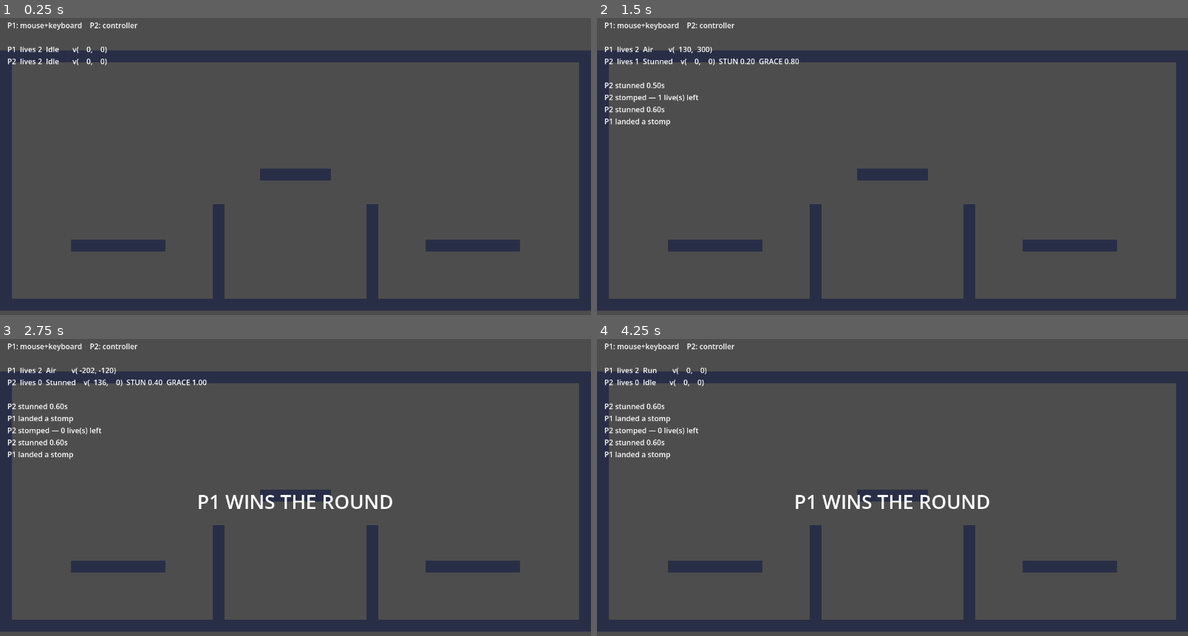
Above: before the commit, frames 1-4 (two rows, left to right).
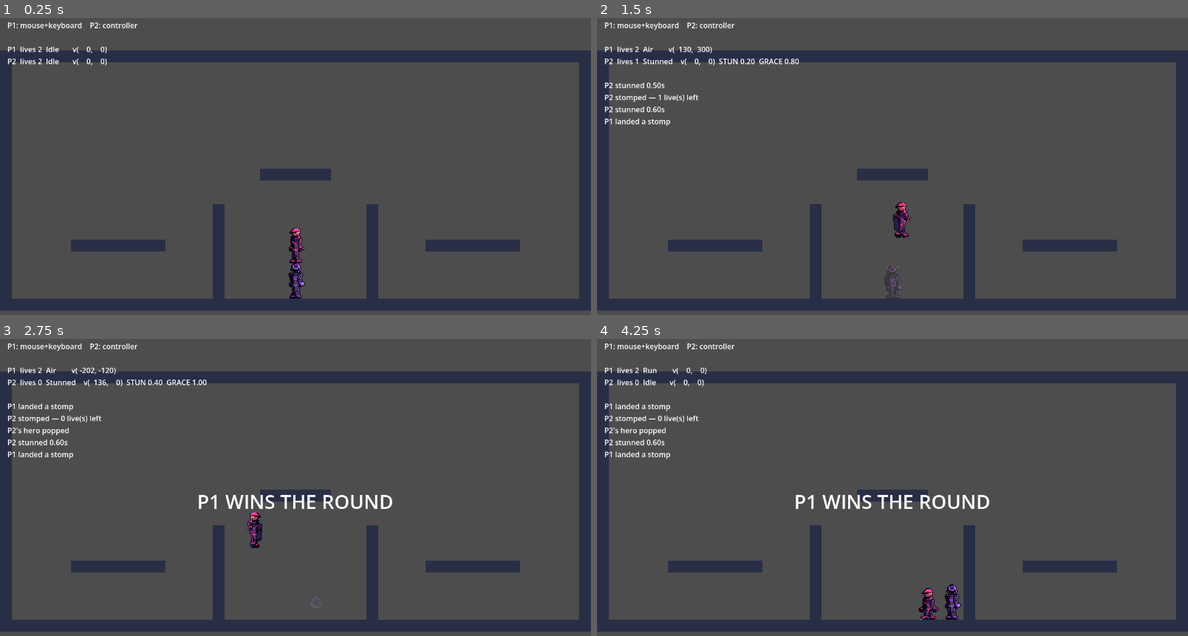
Above: after the commit, the same moments.

Repository: evanli02/stomp-fight-prototype
Game: Godot game, scene res://tests/combat_harness.tscn
Two runs of this game, one before a commit and one after it. Both use one fixed random seed, a clock stepped at 60 frames per second and the inputs below. This scene is started directly instead of the project's main scene.
Inputs (mouse positions are in pixels of both pictures, inside the frame that each line leads up to):
- Up to frame 1 (0.25 s): no input
- Up to frame 2 (1.5 s): tap Enter at 0.5 s; move the mouse to (1022, 163) at 0.52 s; hold D from 0.53 s (still down); tap Shift at 0.6 s; click (1022, 163) at 0.67 s; tap Space (p0_jump) at 0.77 s; move the mouse to (774, 196) at 1.27 s; tap E at 1.35 s
- Up to frame 3 (2.75 s): tap Space (p0_jump) at 1.52 s; move the mouse to (354, 428) at 2.02 s; release D at 2.03 s; hold A from 2.03 s (still down); tap Shift at 2.1 s
- Up to frame 4 (4.25 s): move the mouse to (862, 567) at 2.77 s; release A at 2.78 s; hold D from 2.78 s (still down); tap E at 2.85 s; click (862, 567) at 2.92 s; tap Space (p0_jump) at 3.02, 3.77 s; move the mouse to (1069, 552) at 3.52 s; tap Shift at 3.6 s

The runs differ from the first frame. In frame 1, 0.4% of the frame differs, in the area x 48-52%, y 70-95%; in frame 2, 0.4%; in frame 3, 0.7%; in frame 4, 0.9%, in the area x 2-62%, y 21-95%.

Commit message:
feat(player): drive animation from the movement state machine
The player was a single static Sprite2D. It is now an AnimatedSprite2D whose
SpriteFrames come from the hero, and the pose comes from the state that is
running: every PlayerState answers animation(), and player.gd plays what it is
handed. No state-name-to-animation lookup table anywhere — the state machine
already knows what the body is doing, so it also owns how the body looks doing
it.

Two cases resolve on the player instead, both because they outlive the state
that caused them: the landing squash (Idle/Run is already running by the time it
should show) and one-shots like the elimination pop, which hold the sprite until
they finish. Air carries a launch pose passed in as a param — wall_jump or
slide_jump while rising, then rise/fall.

set_hero() re-skins in place without respawning (DESIGN 2.4), which is the shape
M3's hero swap needs. The crouch sprite-squash hack is gone: real crouch and
slide frames already sit in the bottom 24px.

The duel stage now gives its two seats Deadeye and Nova rather than tinting both
sprites blue and orange — STYLE_GUIDE forbids recoloring the suit for team read,
and distinct heroes do the job until the M6 rim shader.

Verification: tests/verify_frames.gd loads every hero's SpriteFrames and checks
all 16 animations resolve, and the movement harness asserts both that no state
names an animation the sheets lack and that idle/run/slide/rise/fall actually
play. Movement harness now 64 checks (an earlier commit message said 53 — that
was an estimate, not a count); combat harness 30. All passing.

Co-Authored-By: Claude Opus 5 <noreply@anthropic.com>

Diff:
--- a/src/player/player.gd
+++ b/src/player/player.gd
@@ -17,6 +17,9 @@
 @export var team_id: int = 0
 @export var movement: MovementConfig
 @export var combat: CombatConfig
+## Cosmetic identity only — sprite frames and accent. Movement and hitboxes are
+## identical for every hero and never come from here (CLAUDE.md rule 3).
+@export var hero: HeroData
 
 var momentum_charge: float = 0.0        ## 0..1, scales run cap (DESIGN 4.1)
 var dash_charges_left: int = 2
@@ -25,6 +28,8 @@
 var grace_remaining: float = 0.0
 var active_hero: StringName = &""
 var crouched: bool = false
+## Animation that must finish before the state machine drives the sprite again.
+var _oneshot: StringName = &""
 ## Downward speed carried into the current contact, kept alive for
 ## stomp_fall_memory_time. move_and_slide() zeroes velocity.y the frame a body
 ## lands, which is a frame before the areas report their overlap, so the fall
@@ -71,12 +76,15 @@
 ## stay out of the config resources.
 const BLINK_PERIOD: float = 0.16
 const BLINK_ALPHA: float = 0.35
+## How long the landing squash reads for. Presentation, not a feel number — the
+## state machine is already back in Idle or Run by then.
+const LAND_ANIM_TIME: float = 0.12
 
 ## Stick deflection that counts as "down" (DESIGN 4.6). A deadzone, not a feel
 ## number: below it a diagonal run would drop into a crouch.
 const CROUCH_INPUT_THRESHOLD: float = 0.5
 
-@onready var sprite: Sprite2D = %Sprite
+@onready var sprite: AnimatedSprite2D = %Sprite
 @onready var state_machine: StateMachine = %StateMachine
 @onready var head_hurtbox: Area2D = %HeadHurtbox
 @onready var stomp_box: Area2D = %StompBox
@@ -85,13 +93,11 @@
 @onready var body_shape_crouch: CollisionShape2D = %BodyShapeCrouch
 @onready var head_shape: CollisionShape2D = %HeadShape
 @onready var head_shape_crouch: CollisionShape2D = %HeadShapeCrouch
-## Read off the scene rather than restated here, so the shapes stay the one
-## source of truth for how tall the body is standing and crouched.
-@onready var _stand_half_height: float = (body_shape.shape as RectangleShape2D).size.y * 0.5
-@onready var _crouch_half_height: float = (body_shape_crouch.shape as RectangleShape2D).size.y * 0.5
 
 func _ready() -> void:
 	dash_charges_left = movement.dash_charges
+	if hero != null:
+		set_hero(hero)
 	state_machine.setup(self)
 
 #region Public API — the ONLY surface abilities/terrain may use
@@ -128,6 +134,21 @@
 	grace_remaining = maxf(grace_remaining, combat.spawn_protection_time)
 	spawn_protected = true
 	set_head_hurtbox_enabled(false)
+
+func set_hero(data: HeroData) -> void:
+	## Re-skin in place: frames swap, the body does not. Hero swaps must never
+	## respawn the player (DESIGN 2.4), and never touch movement (CLAUDE.md 3).
+	hero = data
+	if data != null and data.sprite_frames != null:
+		sprite.sprite_frames = data.sprite_frames
+		sprite.play(&"idle")
+
+func play_elimination() -> void:
+	## The confetti pop for a hero's last life (DESIGN 3.3). One-shot: it holds
+	## the sprite until it finishes, then the state machine takes over again.
+	if sprite.sprite_frames != null and sprite.sprite_frames.has_animation(&"pop"):
+		_oneshot = &"pop"
+		sprite.play(&"pop")
 
 func set_crouched(on: bool) -> void:
 	## Half-height body and a head hurtbox that moves down with it (DESIGN 4.6).
@@ -144,10 +165,9 @@
 	body_shape_crouch.set_deferred(&"disabled", not on)
 	head_shape.set_deferred(&"disabled", on)
 	head_shape_crouch.set_deferred(&"disabled", not on)
-	# Placeholder art: squash the standing sprite and drop it onto the new
-	# bottom edge. Replaced by real crouch frames in M6.
-	sprite.scale.y = _crouch_half_height / _stand_half_height if on else 1.0
-	sprite.position.y = _stand_half_height - _crouch_half_height if on else 0.0
+	# The sprite is not squashed here: the crouch and slide frames are drawn into
+	# the bottom 24px of the same 32x48 canvas, so the art already matches the
+	# short collision box.
 
 func respawn_at(spawn_position: Vector2) -> void:
 	## Put the body back at a spawn point with movement bookkeeping cleared. Does
@@ -229,11 +249,28 @@
 
 func _process(_delta: float) -> void:
 	# Presentation only. The values it reads are all set on the physics step, and
-	# the sprite's RGB is left alone so a team tint survives the blink.
+	# the sprite's RGB is left alone so a tint survives the blink.
 	var blink_off := grace_remaining > 0.0 \
 		and fmod(grace_remaining, BLINK_PERIOD) < BLINK_PERIOD * 0.5
 	sprite.modulate.a = BLINK_ALPHA if blink_off else 1.0
 	sprite.flip_h = facing < 0
+	_update_animation()
+
+## The running state decides the pose — it is the thing that knows what the body
+## is doing. Only two exceptions are resolved here, both because they outlive the
+## state that caused them: the landing squash, and a one-shot like the pop.
+func _update_animation() -> void:
+	if sprite.sprite_frames == null:
+		return
+	if _oneshot != &"":
+		if sprite.is_playing():
+			return
+		_oneshot = &""
+	var anim := state_machine.current_animation()
+	if anim in [&"idle", &"run"] and not landing_settled and time_since_landing < LAND_ANIM_TIME:
+		anim = &"land"
+	if sprite.sprite_frames.has_animation(anim) and sprite.animation != anim:
+		sprite.play(anim)
 
 func _physics_process(delta: float) -> void:
 	input = InputConfig.poll(player_id, self)
--- a/src/player/player.tscn
+++ b/src/player/player.tscn
@@ -15,7 +15,7 @@
 [ext_resource type="Script" path="res://src/player/states/slide.gd" id="16"]
 [ext_resource type="Resource" path="res://src/config/movement_config.tres" id="12"]
 [ext_resource type="Resource" path="res://src/config/combat_config.tres" id="13"]
-[ext_resource type="Texture2D" path="res://assets/characters/deadeye_idle_32x48.png" id="14"]
+[ext_resource type="Resource" path="res://src/heroes/resources/deadeye.tres" id="14"]
 
 [sub_resource type="RectangleShape2D" id="body_shape"]
 size = Vector2(32, 48)
@@ -38,10 +38,10 @@
 script = ExtResource("1")
 movement = ExtResource("12")
 combat = ExtResource("13")
+hero = ExtResource("14")
 
-[node name="Sprite" type="Sprite2D" parent="."]
+[node name="Sprite" type="AnimatedSprite2D" parent="."]
 unique_name_in_owner = true
-texture = ExtResource("14")
 
 [node name="BodyShape" type="CollisionShape2D" parent="."]
 unique_name_in_owner = true
--- a/src/player/states/air.gd
+++ b/src/player/states/air.gd
@@ -4,10 +4,14 @@
 
 var _hold_time: float = 0.0
 var _holding: bool = false
+## What launched us, if it has its own pose (wall jump, slide jump). Shown while
+## still rising, then handed back to the plain rise/fall pair.
+var _launch_anim: StringName = &""
 
 func enter(params: Dictionary = {}) -> void:
 	_hold_time = 0.0
 	_holding = false
+	_launch_anim = params.get("anim", &"")
 	if params.get("jump", false):
 		# Stomp bounces come in through the same door as jumps so they inherit
 		# hold-extension for free (DESIGN 3.2); the slide jump opts out of it.
@@ -47,6 +51,11 @@
 	if player.is_on_wall() and player.wall_is_jumpable(n) and player.velocity.x * n.x <= 0.0:
 		machine.change_state(&"WallSlide")
 
+func animation() -> StringName:
+	if player.velocity.y >= 0.0:
+		return &"fall"
+	return _launch_anim if _launch_anim != &"" else &"rise"
+
 func _air_control(delta: float) -> void:
 	var dir := player.input.move.x
 	if is_zero_approx(dir):
--- a/src/player/states/crouch.gd
+++ b/src/player/states/crouch.gd
@@ -25,3 +25,5 @@
 	player.velocity.x = move_toward(player.velocity.x, 0.0, player.movement.ground_friction * delta)
 	if not player.wants_crouch():
 		machine.change_state(&"Idle" if is_zero_approx(player.input.move.x) else &"Run")
+
+func animation() -> StringName: return &"crouch"
--- a/src/player/states/dash.gd
+++ b/src/player/states/dash.gd
@@ -45,3 +45,5 @@
 	if move.length() > 0.1:
 		return move.normalized()
 	return Vector2(float(player.facing), 0.0)
+
+func animation() -> StringName: return &"dash"
--- a/src/player/states/idle.gd
+++ b/src/player/states/idle.gd
@@ -16,3 +16,5 @@
 	player.velocity.x = move_toward(player.velocity.x, 0.0, player.movement.ground_friction * delta)
 	if not is_zero_approx(player.input.move.x):
 		machine.change_state(&"Run")
+
+func animation() -> StringName: return &"idle"
--- a/src/player/states/pole_climb.gd
+++ b/src/player/states/pole_climb.gd
@@ -7,3 +7,5 @@
 
 func physics_update(_delta: float) -> void:
 	pass
+
+func animation() -> StringName: return &"pole_climb"
--- a/src/player/states/run.gd
+++ b/src/player/states/run.gd
@@ -29,3 +29,5 @@
 	var reversing := not is_zero_approx(player.velocity.x) and signf(dir) != signf(player.velocity.x)
 	var accel := player.ground_redirect_accel() if reversing else player.ground_accel()
 	player.velocity.x = move_toward(player.velocity.x, target, accel * delta)
+
+func animation() -> StringName: return &"run"
--- a/src/player/states/skid.gd
+++ b/src/player/states/skid.gd
@@ -27,3 +27,5 @@
 	player.velocity.x = move_toward(player.velocity.x, 0.0, player.ground_redirect_accel() * delta)
 	if _remaining <= 0.0 or is_zero_approx(player.velocity.x):
 		machine.change_state(&"Idle" if is_zero_approx(player.input.move.x) else &"Run")
+
+func animation() -> StringName: return &"skid"
--- a/src/player/states/slide.gd
+++ b/src/player/states/slide.gd
@@ -45,4 +45,7 @@
 		"jump": true,
 		"impulse_y": cfg.jump_impulse_min * cfg.slide_jump_up_mult,
 		"extendable": false,
+		"anim": &"slide_jump",
 	})
+
+func animation() -> StringName: return &"slide"
--- a/src/player/states/state.gd
+++ b/src/player/states/state.gd
@@ -9,6 +9,11 @@
 func exit() -> void: pass
 func physics_update(_delta: float) -> void: pass
 func handle_input(_event: InputEvent) -> void: pass
+
+## Which animation to show while this state runs. The state machine already owns
+## what the body is doing, so it owns how the body looks doing it; player.gd only
+## plays what it is handed. Names must exist in every hero's SpriteFrames.
+func animation() -> StringName: return &"idle"
 
 #region Shared transition guards
 ## Dash is available from every non-stunned state; returns true if it fired so
--- a/src/player/states/state_machine.gd
+++ b/src/player/states/state_machine.gd
@@ -34,3 +34,7 @@
 ## Name of the running state, for the playground debug overlay.
 func state_name() -> StringName:
 	return current.name if current else &"<none>"
+
+## Animation the running state wants shown (see PlayerState.animation).
+func current_animation() -> StringName:
+	return current.animation() if current else &"idle"
--- a/src/player/states/stunned.gd
+++ b/src/player/states/stunned.gd
@@ -13,3 +13,5 @@
 	# velocity.x is deliberately untouched: being stunned never costs momentum.
 	if player.stun_remaining <= 0.0:
 		machine.change_state(&"Idle" if player.is_on_floor() else &"Air")
+
+func animation() -> StringName: return &"stun"
--- a/src/player/states/wall_jump.gd
+++ b/src/player/states/wall_jump.gd
@@ -28,7 +28,8 @@
 
 	player.velocity = impulse
 	player.facing = signi(n.x)
-	machine.change_state(&"Air")
+	# This state lasts one call, so Air carries the wall-jump pose for the rise.
+	machine.change_state(&"Air", {"anim": &"wall_jump"})
 
 ## Tilt the impulse toward the movement input, clamped to the cone so a steered
 ## wall jump can never point back into the wall (DESIGN 4.4). Holding into the
@@ -40,3 +41,5 @@
 	var cone := deg_to_rad(player.movement.walljump_steer_cone_deg)
 	var tilt := clampf(angle_difference(impulse.angle(), steer.angle()), -cone, cone)
 	return impulse.rotated(tilt)
+
+func animation() -> StringName: return &"wall_jump"
--- a/src/player/states/wall_slide.gd
+++ b/src/player/states/wall_slide.gd
@@ -32,3 +32,5 @@
 		slide_speed = player.movement.wall_slide_speed_hold  # holding into the wall
 	player.velocity.y = minf(player.velocity.y + player.movement.gravity * delta, slide_speed)
 	player.velocity.x = -player.wall_normal.x * WALL_STICK_SPEED
+
+func animation() -> StringName: return &"wall_slide"
--- a/src/stage/duel.gd
+++ b/src/stage/duel.gd
@@ -11,7 +11,13 @@
 const ARENA: Vector2i = Vector2i(50, 22)
 const DUMMY_HERO: StringName = &"dummy"
 const SPAWNS: Array[Vector2] = [Vector2(120, 220), Vector2(680, 220)]
-const TEAM_TINT: Array[Color] = [Color(0.55, 0.85, 1.0), Color(1.0, 0.65, 0.4)]
+## Two visually opposite heroes so the seats are told apart by identity rather
+## than by tinting the suits, which STYLE_GUIDE forbids. Real team read is a rim
+## light in M6; until then, distinct heroes do the job.
+const SEAT_HEROES: Array[String] = [
+	"res://src/heroes/resources/deadeye.tres",
+	"res://src/heroes/resources/nova.tres",
+]
 const RESET_DELAY: float = 2.5
 const EVENT_LOG_LINES: int = 5
 
@@ -34,11 +40,12 @@
 		p.player_id = i
 		p.team_id = i
 		p.active_hero = DUMMY_HERO
-		p.sprite.modulate = TEAM_TINT[i]
+		p.set_hero(load(SEAT_HEROES[i]) as HeroData)
 		MatchState.register_player(i, i, [DUMMY_HERO] as Array[StringName])
 		p.stomp_landed.connect(_on_stomp_landed.bind(i))
 		p.stun_applied.connect(_on_stun_applied.bind(i))
 	MatchState.life_lost.connect(_on_life_lost)
+	MatchState.hero_eliminated.connect(_on_hero_eliminated)
 	MatchState.round_won.connect(_on_round_won)
 	banner.hide()
 	queue_redraw()
@@ -74,6 +81,10 @@
 #region Round flow (M2 placeholder — GameManager takes this over in M3)
 func _on_life_lost(player_id: int, _hero_id: StringName, lives_left: int) -> void:
 	_log("P%d stomped — %d live(s) left" % [player_id + 1, lives_left])
+
+func _on_hero_eliminated(player_id: int, _hero_id: StringName) -> void:
+	players[player_id].play_elimination()
+	_log("P%d's hero popped" % [player_id + 1])
 
 func _on_round_won(team_id: int) -> void:
 	banner.text = "P%d WINS THE ROUND" % (team_id + 1)
--- a/tests/movement_harness.gd
+++ b/tests/movement_harness.gd
@@ -83,6 +83,7 @@
 	await _check_overhang()
 	await _check_crouch()
 	await _check_slide()
+	await _check_animation_contract()
 
 func _check_land() -> void:
 	await step(60)
@@ -487,6 +488,52 @@
 	release(&"move_right")
 	await step(20)
 
+## Every state names an animation and every hero has to have it. A missing name
+## is silent at runtime — the sprite just keeps showing the previous pose — so it
+## is worth an explicit check.
+func _check_animation_contract() -> void:
+	var frames: SpriteFrames = _player.sprite.sprite_frames
+	check("the player has sprite frames", frames != null)
+	if frames == null:
+		return
+	var missing: Array[String] = []
+	for state in _player.state_machine.get_children():
+		if state is PlayerState:
+			var anim: StringName = (state as PlayerState).animation()
+			if not frames.has_animation(anim):
+				missing.append("%s->%s" % [state.name, anim])
+	check("every state's animation exists in the sheet", missing.is_empty(),
+		"missing=%s" % [missing])
+
+	await reset_at(Vector2(200, 300))
+	await step(4)
+	check("idle plays the idle animation", _player.sprite.animation == &"idle",
+		"anim=%s" % _player.sprite.animation)
+	press(&"move_right")
+	await step(12)
+	check("running plays the run animation", _player.sprite.animation == &"run",
+		"anim=%s" % _player.sprite.animation)
+	press(&"move_down")
+	await step(3)
+	check("sliding plays the slide animation", _player.sprite.animation == &"slide",
+		"anim=%s state=%s" % [_player.sprite.animation, state()])
+	release(&"move_down")
+	release(&"move_right")
+	await step(10)
+	press(&"jump")
+	await step(4)
+	release(&"jump")
+	check("rising plays the rise animation", _player.sprite.animation == &"rise",
+		"anim=%s vy=%.1f" % [_player.sprite.animation, _player.velocity.y])
+	while _player.velocity.y < 0.0:
+		await get_tree().physics_frame
+	await step(2)
+	check("falling plays the fall animation", _player.sprite.animation == &"fall",
+		"anim=%s vy=%.1f" % [_player.sprite.animation, _player.velocity.y])
+	while not _player.is_on_floor():
+		await get_tree().physics_frame
+	await step(20)
+
 ## Height of whichever body shape is currently enabled.
 func _body_height() -> float:
 	var shape: CollisionShape2D = _player.body_shape_crouch if _player.crouched else _player.body_shape
--- /dev/null
+++ b/tests/verify_frames.gd
@@ -0,0 +1,31 @@
+extends SceneTree
+## Sanity check the generated SpriteFrames: every hero, every animation the
+## states can ask for, with the right frame counts.
+
+func _init() -> void:
+	var wanted := [&"idle", &"run", &"rise", &"fall", &"land", &"dash", &"skid",
+		&"crouch", &"slide", &"slide_jump", &"wall_slide", &"wall_jump",
+		&"pole_climb", &"stun", &"cast", &"pop"]
+	var failures := 0
+	for key in ["deadeye", "skyla", "mason", "nova"]:
+		var hero: HeroData = load("res://src/heroes/resources/%s.tres" % key)
+		if hero == null or hero.sprite_frames == null:
+			print("FAIL %s has no sprite_frames" % key)
+			failures += 1
+			continue
+		var sf: SpriteFrames = hero.sprite_frames
+		var missing: Array = []
+		var total := 0
+		for a in wanted:
+			if not sf.has_animation(a):
+				missing.append(a)
+			else:
+				total += sf.get_frame_count(a)
+		if missing.is_empty():
+			print("PASS %-8s %d animations, %d frames, accent %s"
+				% [key, sf.get_animation_names().size(), total, hero.accent_color.to_html(false)])
+		else:
+			print("FAIL %-8s missing %s" % [key, missing])
+			failures += 1
+	print("\n%s" % ("ALL FRAMES OK" if failures == 0 else "%d HERO(ES) FAILED" % failures))
+	quit(1 if failures > 0 else 0)
Not shown, added: tests/verify_frames.gd.uid
Not shown, changed: docs/IMPLEMENTATION.md
